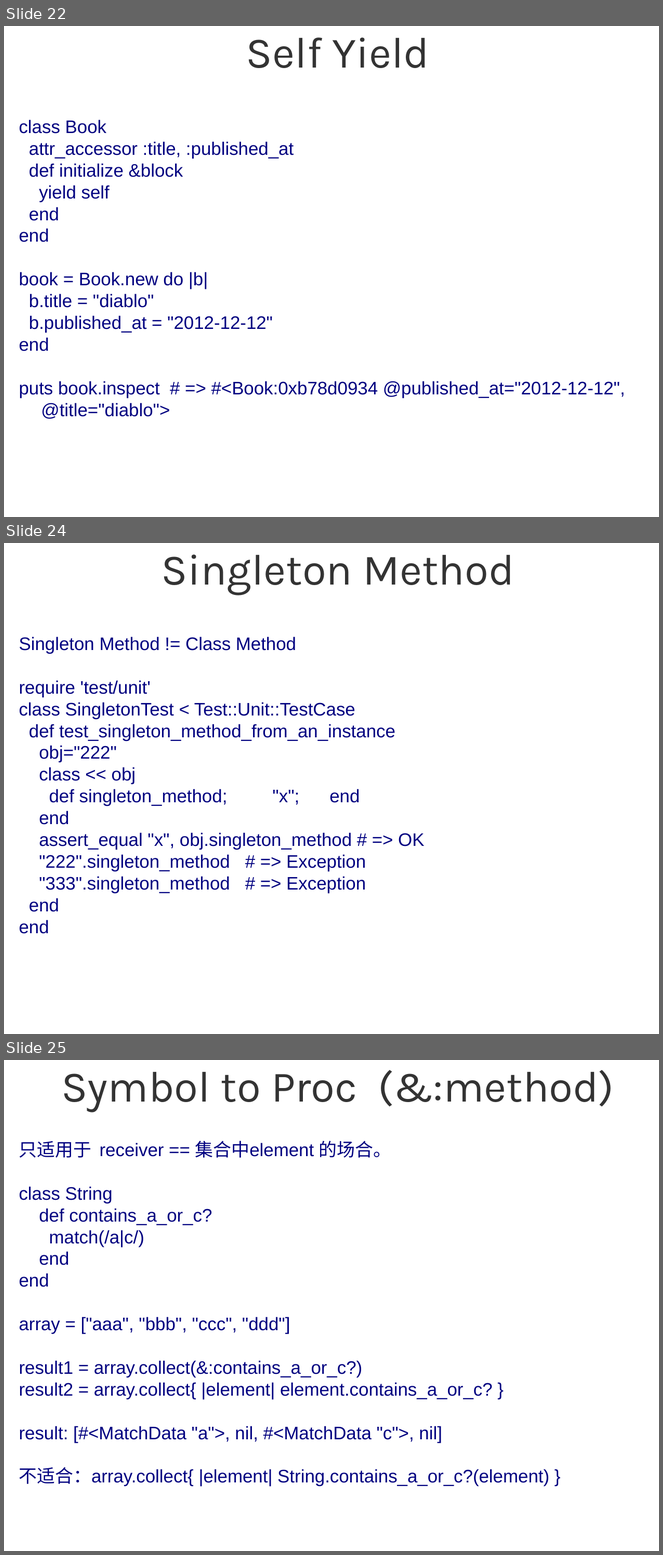
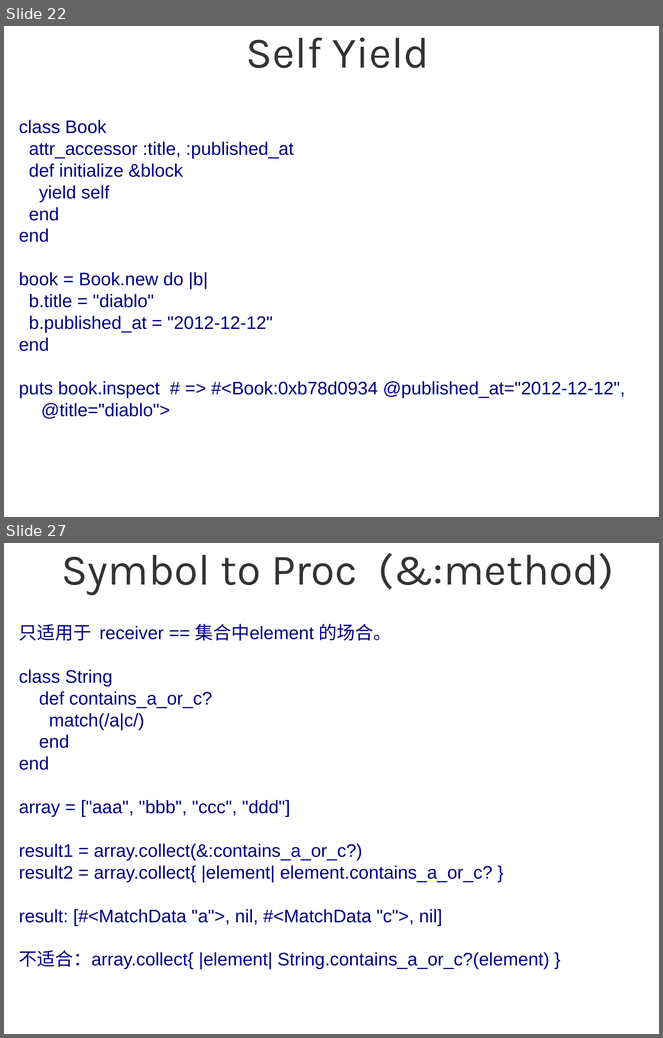
Before and after one commit to sg552/meta_ruby, a slide deck: meta_programming_ruby.odp. Shown one above the other, each under a label of ours: slides 22, 24 and 25 before the commit, slides 22 and 27 after it; the slides between them are not shown. The pictures are 663x1555 and 663x1038 pixels, drawn with LibreOffice and Linux fonts; fonts in the diff are those of the drawing; background and template pictures are left out. Boxes give left, top, right and bottom in pixels: in the first picture for what was removed or moved away, otherwise in the second. Text is boxed around its words. In the diff, an @@ line names an element or a change of style, - is before the commit and + after.

```diff
--- a/meta_programming_ruby.odp
+++ b/meta_programming_ruby.odp
@@ slide 24 removed at (4, 543, 659, 1034), background #FFFFFF @@
@@ title removed at (162, 554, 514, 595) @@
-Singleton Method
@@ subtitle removed at (19, 637, 424, 934) @@
-Singleton Method != Class Method
-require 'test/unit'
-class SingletonTest < Test::Unit::TestCase
-def test_singleton_method_from_an_instance
-obj="222"
-class << obj
-def singleton_method; "x"; end
-end
-assert_equal "x", obj.singleton_method # => OK
-"222".singleton_method # => Exception
-"333".singleton_method # => Exception
-end
-end
@@ what was slide 25 is now slide 27 @@
```
Also in this commit, not shown: 9 slides changed, 12 slides added, 2 other slides removed, 2 other files.
